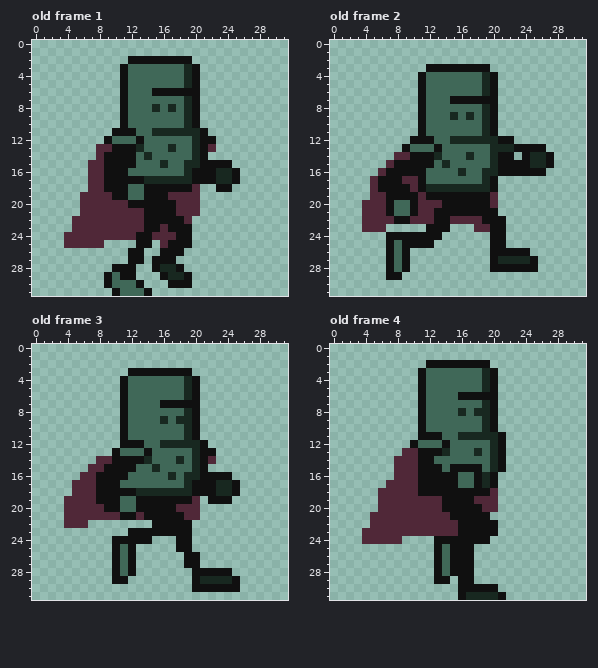
A animated GIF sprite gets an edit: Knight.gif. That is the earlier state.
The file is 32x32 pixels, 4 frames. Shown: old frame 1, old frame 2, old frame 3, old frame 4.
Now the later version:
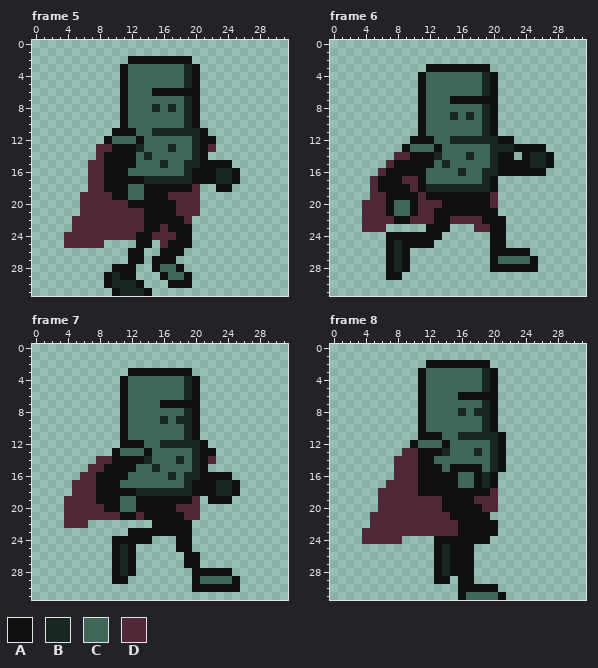
Palette (. is transparent): A #101010  B #182820  C #406858  D #502838
A new or re-ordered frame is compared with the old frame closest to it.
Commit message: More frames, so the legs look right
The exact change:
frames 4 -> 8
Frame 5 is new; against old frame 1:
The author changed colour C to colour B in row 29 at x 10; in row 30 at x 10 to 12; in row 31 at x 11 to 13.
The author changed colour B to colour C in row 28 at x 16 to 17; in row 29 at x 17 to 18.
Frame 6 is new; against old frame 2:
The author changed colour C to colour B in rows 25 to 28 at x 8.
The author changed colour B to colour C in row 27 at x 21 to 24.
Frame 7 is new; against old frame 3:
The author changed colour C to colour B in rows 25 to 28 at x 11.
The author changed colour B to colour C in row 29 at x 21 to 24.
Frame 8 is new; against old frame 4:
The author changed colour C to colour B in rows 25 to 28 at x 14.
The author changed colour B to colour C in row 31 at x 17 to 20.
Changed places in both pictures, as pixel boxes (x1, y1, x2, y2):
changed: (112, 264, 184, 296)
changed: (394, 240, 402, 272)
changed: (498, 256, 530, 264)
changed: (120, 544, 128, 576)
changed: (200, 576, 232, 584)
changed: (442, 544, 498, 600)
